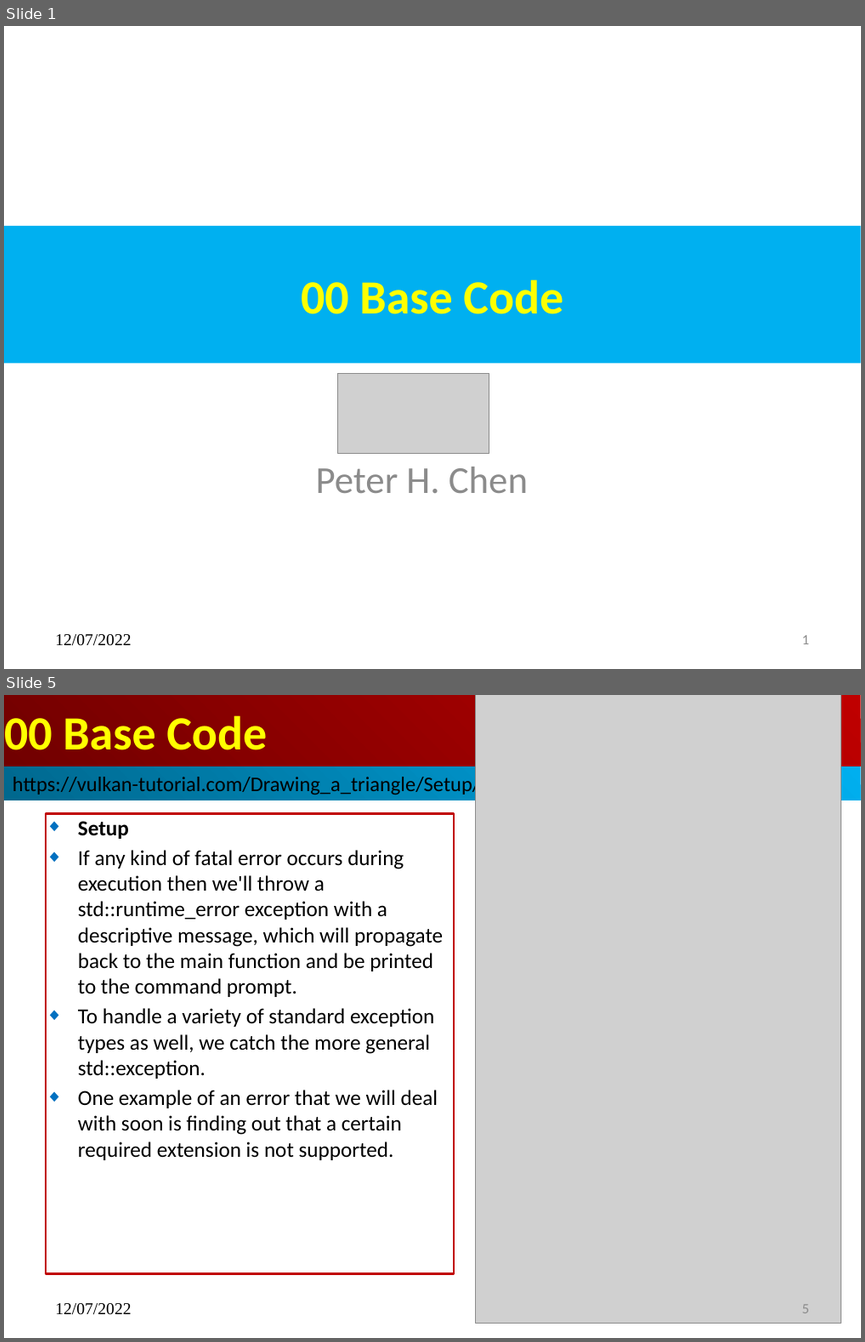
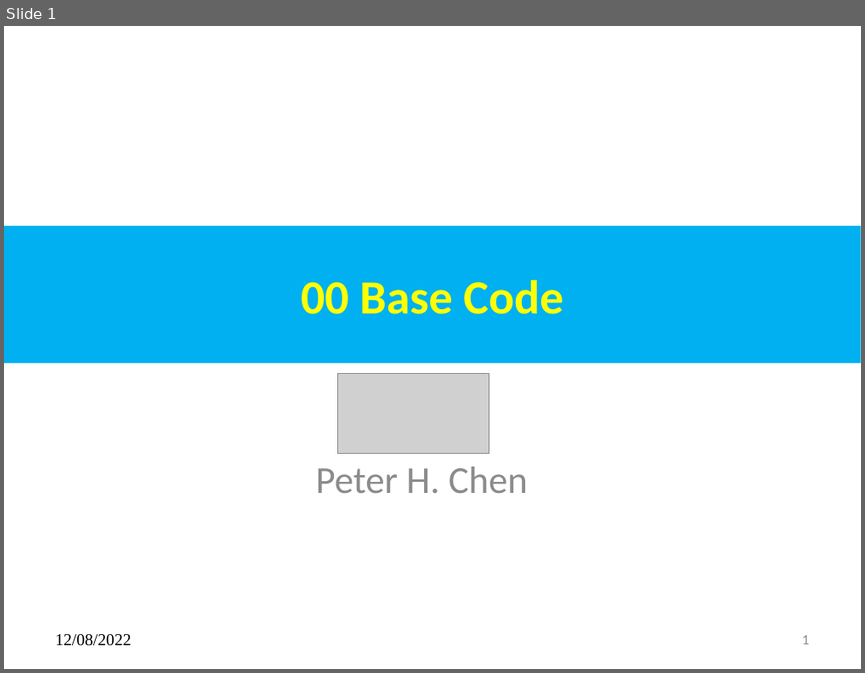
Before and after one commit to peterhchen/015_Vulkan_OpenGL, a slide deck: 00_base_code.pptx. Shown one above the other, each under a label of ours: slides 1 and 5 before the commit, slide 1 after it; the slides between them are not shown. The pictures are 865x1342 and 865x673 pixels, drawn with LibreOffice and Linux fonts; fonts in the diff are those of the drawing; grey boxes stand for pictures. Boxes give left, top, right and bottom in pixels: in the first picture for what was removed or moved away, otherwise in the second. Text is boxed around its words. In the diff, an @@ line names an element or a change of style, - is before the commit and + after.

```diff
--- a/00_base_code.pptx
+++ b/00_base_code.pptx
@@ slide 5 removed at <box>4,695,861,1338</box>, background #FFFFFF @@
@@ title removed at <box>4,695,861,766</box> @@
-00 Base Code
@@ picture removed at <box>475,695,840,1323</box> @@
@@ rectangle removed at <box>4,767,861,800</box> @@
-https://vulkan-tutorial.com/Drawing_a_triangle/Setup/Base_code
@@ subtitle removed at <box>46,814,454,1273</box> @@
-◆ Setup
-◆ If any kind of fatal error occurs during execution then we'll throw a std::runtime_error exception with a descriptive message, which will propagate back to the main function and be printed to the command prompt.
-◆ To handle a variety of standard exception types as well, we catch the more general std::exception.
-◆ One example of an error that we will deal with soon is finding out that a certain required extension is not supported.
@@ text removed at <box>55,1303,131,1315</box> @@
-12/07/2022
@@ page number removed at <box>802,1304,809,1313</box> @@
-5
@@ slide 1 changed as well @@
@@ text at <box>55,634,131,646</box>: text changed @@
-12/07/2022
+12/08/2022
```
Also in this commit, not shown: 4 other slides changed, 1 slide added, 1 other slide removed, 2 other files.
